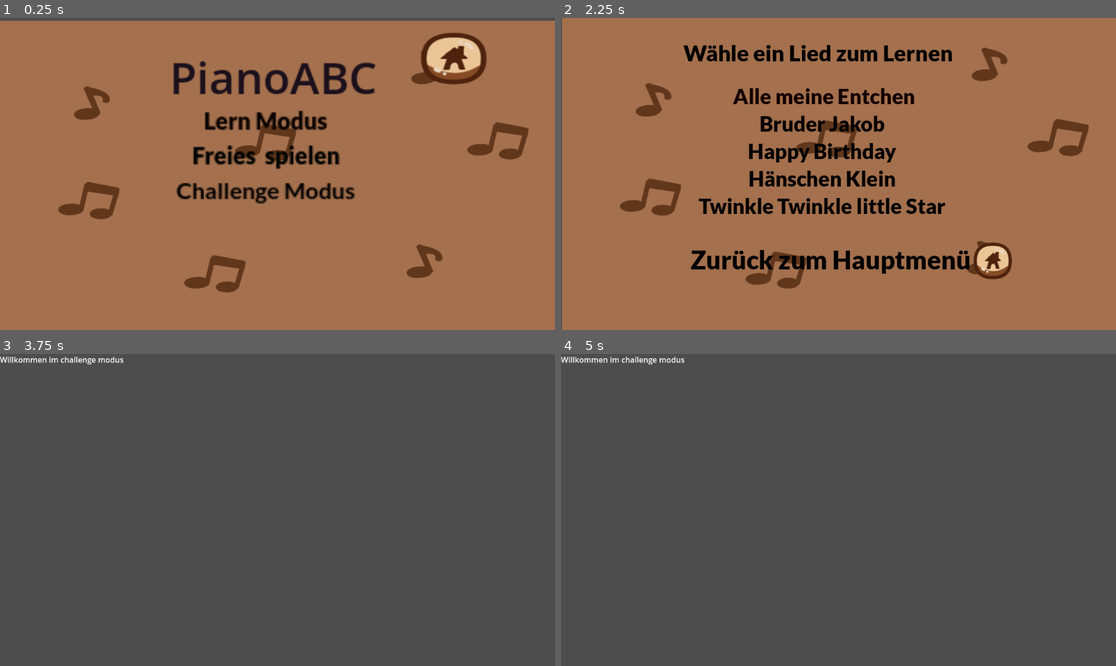
Above: before the commit, frames 1-4 (two rows, left to right).
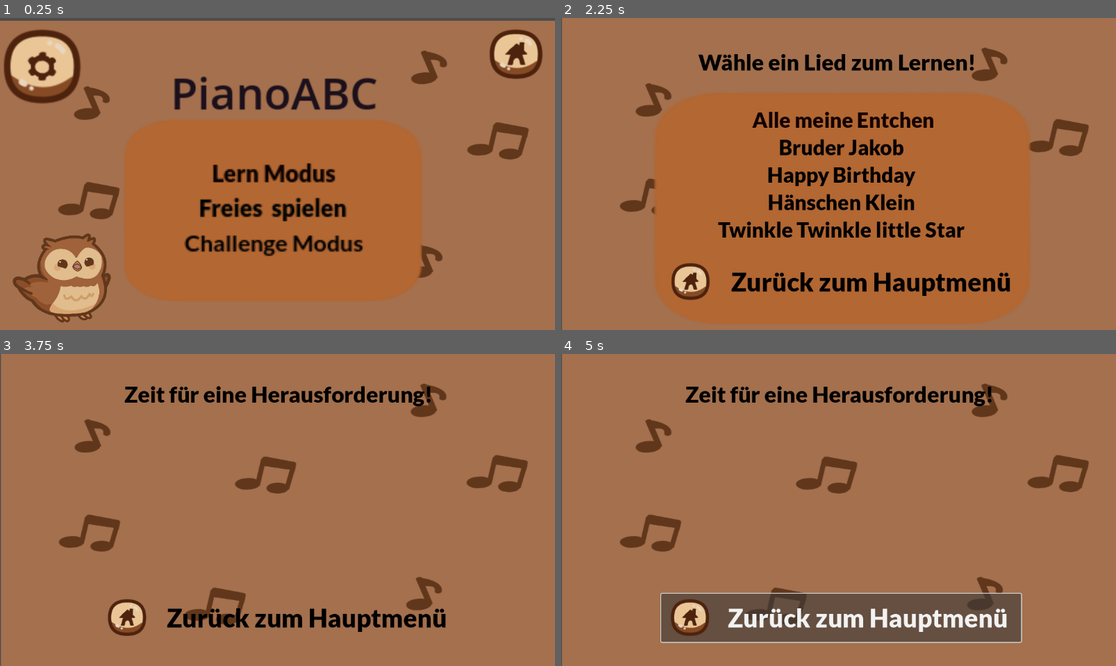
Above: after the commit, the same moments.

Repository: AdamBakashev/PianoABC
Game: Godot game, scene res://MainMenu.tscn
The game is run twice, just before and just after one commit, with the same random seed, the same clock (stepped at 60 frames per second) and the same inputs.
Inputs (mouse positions are in pixels of both pictures, inside the frame that each line leads up to):
- Up to frame 1 (0.25 s): no input
- Up to frame 2 (2.25 s): click "Lern Modus" at 0.5 s; click "Alle meine Entchen" at 1.25 s; click "Zurück" at 2 s
- Up to frame 3 (3.75 s): click "Zurück zum Hauptmenü" at 2.75 s; click "Challenge Modus" at 3.5 s
- Up to frame 4 (5 s): click (838, 619) at 4.25 s, where only the run after the commit has a clickable "Zurück zum Hauptmenü"

The runs differ from the first frame. In frame 1, 40% of the frame differs, in the area x 0-98%, y 3-98%; in frame 2, 49%; in frame 3, 100%, in the area x 0-100%, y 0-100%; in frame 4, 93%.

Commit message:
Haupt, -challenge und lernmenü verschönert. einstellungsbutton hat noch keine funktion bis jetzt

Diff:
--- a/ChallengeMode.tscn
+++ b/ChallengeMode.tscn
@@ -1,9 +1,42 @@
-[gd_scene format=3 uid="uid://ctgcs8uq0bf5n"]
+[gd_scene load_steps=5 format=3 uid="uid://ctgcs8uq0bf5n"]
+
+[ext_resource type="Texture2D" uid="uid://qybfpsj2pw0c" path="res://Bilder/hintergrund/Hintergrund.png" id="1_srag6"]
+[ext_resource type="FontFile" uid="uid://gwac28susx48" path="res://fonts/Lato/Lato-Black.ttf" id="2_5vodu"]
+[ext_resource type="Texture2D" uid="uid://dtwo4ymiq1x1v" path="res://Bilder/Icon/IconStartseite.png" id="3_mcr1q"]
+
+[sub_resource type="StyleBoxFlat" id="StyleBoxFlat_f1fa0"]
+bg_color = Color(0.6, 0.6, 0.6, 0)
 
 [node name="challengeRoot" type="Node2D"]
 
-[node name="Label" type="Label" parent="."]
-offset_right = 40.0
-offset_bottom = 23.0
-text = "Willkommen im challenge modus
-"
+[node name="TextureRect" type="TextureRect" parent="."]
+z_index = -2
+offset_left = 2.0
+offset_right = 1154.0
+offset_bottom = 667.0
+texture = ExtResource("1_srag6")
+expand_mode = 4
+
+[node name="ZurückZumHauptmenü" type="Button" parent="TextureRect"]
+offset_left = 206.0
+offset_top = 498.0
+offset_right = 953.0
+offset_bottom = 598.0
+theme_override_colors/font_color = Color(0, 0, 0, 1)
+theme_override_fonts/font = ExtResource("2_5vodu")
+theme_override_font_sizes/font_size = 53
+theme_override_styles/normal = SubResource("StyleBoxFlat_f1fa0")
+text = "Zurück zum Hauptmenü"
+icon = ExtResource("3_mcr1q")
+
+[node name="Label2" type="Label" parent="."]
+offset_left = 232.0
+offset_top = 38.0
+offset_right = 926.0
+offset_bottom = 129.0
+theme_override_colors/font_color = Color(0, 0, 0, 1)
+theme_override_fonts/font = ExtResource("2_5vodu")
+theme_override_font_sizes/font_size = 46
+text = "Zeit für eine Herausforderung!"
+horizontal_alignment = 1
+vertical_alignment = 1
--- a/LearnMode.tscn
+++ b/LearnMode.tscn
@@ -1,9 +1,10 @@
-[gd_scene load_steps=11 format=3 uid="uid://cwtjdh0lo2lep"]
+[gd_scene load_steps=12 format=3 uid="uid://cwtjdh0lo2lep"]
 
 [ext_resource type="Script" uid="uid://cale2t3bvt52q" path="res://Skripte/learn_mode.gd" id="1_im8dy"]
 [ext_resource type="Texture2D" uid="uid://qybfpsj2pw0c" path="res://Bilder/hintergrund/Hintergrund.png" id="2_kuh7n"]
 [ext_resource type="FontFile" uid="uid://gwac28susx48" path="res://fonts/Lato/Lato-Black.ttf" id="2_u3gn0"]
-[ext_resource type="Texture2D" uid="uid://cb7a2h8vipaqe" path="res://Bilder/Projekt Klavierspiel/Icon/IconStartseite.png" id="4_kuh7n"]
+[ext_resource type="Texture2D" uid="uid://dtwo4ymiq1x1v" path="res://Bilder/Icon/IconStartseite.png" id="4_qak4o"]
+[ext_resource type="Texture2D" uid="uid://bwvrywgvqle6f" path="res://Bilder/Icon/IconMenüLeisteEingeklappt.png" id="5_ma8qk"]
 
 [sub_resource type="StyleBoxFlat" id="StyleBoxFlat_kuh7n"]
 bg_color = Color(0.6, 0.6, 0.6, 0)
@@ -29,6 +30,7 @@
 script = ExtResource("1_im8dy")
 
 [node name="TextureRect" type="TextureRect" parent="."]
+z_index = -2
 layout_mode = 0
 offset_left = 2.0
 offset_right = 1154.0
@@ -38,22 +40,22 @@
 
 [node name="Label" type="Label" parent="."]
 layout_mode = 0
-offset_left = 253.0
-offset_top = 34.0
-offset_right = 814.0
-offset_bottom = 110.0
+offset_left = 285.0
+offset_top = 53.0
+offset_right = 846.0
+offset_bottom = 129.0
 theme_override_colors/font_color = Color(0, 0, 0, 1)
 theme_override_fonts/font = ExtResource("2_u3gn0")
 theme_override_font_sizes/font_size = 46
-text = "Wähle ein Lied zum Lernen"
+text = "Wähle ein Lied zum Lernen!"
 horizontal_alignment = 1
 vertical_alignment = 1
 
 [node name="VBoxContainer" type="VBoxContainer" parent="."]
 layout_mode = 0
-offset_left = -25.0
-offset_top = 77.0
-offset_right = 1118.0
+offset_left = 279.0
+offset_top = 175.0
+offset_right = 894.0
 offset_bottom = 476.0
 alignment = 1
 
@@ -101,16 +103,19 @@
 
 [node name="ZurückZumHauptmenü" type="Button" parent="."]
 layout_mode = 0
-offset_left = 239.0
-offset_top = 469.0
-offset_right = 881.0
-offset_bottom = 534.0
+offset_left = 213.0
+offset_top = 498.0
+offset_right = 963.0
+offset_bottom = 598.0
 theme_override_colors/font_color = Color(0, 0, 0, 1)
 theme_override_fonts/font = ExtResource("2_u3gn0")
 theme_override_font_sizes/font_size = 53
 theme_override_styles/normal = SubResource("StyleBoxFlat_akvkb")
 text = "Zurück zum Hauptmenü"
+icon = ExtResource("4_qak4o")
 
-[node name="IconStartseite" type="Sprite2D" parent="."]
-position = Vector2(894, 505)
-texture = ExtResource("4_kuh7n")
+[node name="box" type="Sprite2D" parent="."]
+z_index = -1
+position = Vector2(607, 377)
+scale = Vector2(3.8801, 2.67208)
+texture = ExtResource("5_ma8qk")
--- a/MainMenu.tscn
+++ b/MainMenu.tscn
@@ -1,10 +1,13 @@
-[gd_scene load_steps=10 format=3 uid="uid://cdv7cm58lc4u3"]
+[gd_scene load_steps=13 format=3 uid="uid://cdv7cm58lc4u3"]
 
 [ext_resource type="Script" uid="uid://bk0cwgkifbsg7" path="res://Skripte/main_menu.gd" id="1_06t4h"]
 [ext_resource type="Texture2D" uid="uid://qybfpsj2pw0c" path="res://Bilder/hintergrund/Hintergrund.png" id="2_iwfq2"]
 [ext_resource type="FontFile" uid="uid://gwac28susx48" path="res://fonts/Lato/Lato-Black.ttf" id="3_fu7sn"]
 [ext_resource type="FontFile" uid="uid://kobv6njcoygs" path="res://fonts/Lato/Lato-Bold.ttf" id="4_jix8l"]
+[ext_resource type="Texture2D" uid="uid://cvsgphaai3aug" path="res://Bilder/Eule/EuleRichtig.png" id="5_7r1g0"]
 [ext_resource type="Texture2D" uid="uid://cb7a2h8vipaqe" path="res://Bilder/Projekt Klavierspiel/Icon/IconStartseite.png" id="5_iwfq2"]
+[ext_resource type="Texture2D" uid="uid://bwvrywgvqle6f" path="res://Bilder/Icon/IconMenüLeisteEingeklappt.png" id="7_cqjrg"]
+[ext_resource type="Texture2D" uid="uid://ccky1b14v5cjv" path="res://Bilder/Icon/IconEinstellungen.png" id="8_e2xy7"]
 
 [sub_resource type="StyleBoxFlat" id="StyleBoxFlat_qoqlk"]
 bg_color = Color(0.6, 0.6, 0.6, 0)
@@ -15,7 +18,8 @@
 [sub_resource type="StyleBoxFlat" id="StyleBoxFlat_jix8l"]
 bg_color = Color(0.95, 0.408183, 0.3895, 0)
 
-[sub_resource type="CompressedTexture2D" id="CompressedTexture2D_qoqlk"]
+[sub_resource type="StyleBoxFlat" id="StyleBoxFlat_e2xy7"]
+bg_color = Color(0.6, 0.6, 0.6, 0)
 
 [node name="MainMenu" type="Control"]
 layout_mode = 3
@@ -32,20 +36,21 @@
 script = ExtResource("1_06t4h")
 
 [node name="TextureRect2" type="TextureRect" parent="."]
+z_index = -1
 layout_mode = 0
 offset_left = 2.0
 offset_top = -6.0
 offset_right = 580.0
-offset_bottom = 299.0
+offset_bottom = 572.0
 texture = ExtResource("2_iwfq2")
 expand_mode = 4
 
 [node name="VBoxContainer" type="VBoxContainer" parent="."]
 layout_mode = 0
-offset_left = 56.0
-offset_top = -349.5
-offset_right = 353.0
-offset_bottom = 295.5
+offset_left = 153.0
+offset_top = 103.0
+offset_right = 331.0
+offset_bottom = 217.0
 scale = Vector2(1.5, 1.5)
 alignment = 1
 
@@ -77,21 +82,39 @@
 layout_mode = 1
 anchors_preset = -1
 anchor_right = 0.023
-offset_left = 177.5
-offset_top = 20.0
-offset_right = 366.004
-offset_bottom = 151.0
+offset_left = 179.0
+offset_top = 36.0
+offset_right = 367.504
+offset_bottom = 167.0
 theme_override_colors/font_color = Color(0.107745, 0.0649, 0.11, 1)
 theme_override_font_sizes/font_size = 46
 text = "PianoABC
 "
 
 [node name="Eule" type="Sprite2D" parent="."]
-position = Vector2(-178, 182.5)
-scale = Vector2(0.109439, 0.0990433)
-texture = SubResource("CompressedTexture2D_qoqlk")
+position = Vector2(67, 264)
+scale = Vector2(0.145073, 0.148613)
+texture = ExtResource("5_7r1g0")
 
 [node name="IconStartseite" type="Sprite2D" parent="."]
-position = Vector2(471, 33.5)
-scale = Vector2(0.85514, 0.7)
+position = Vector2(536, 29)
+scale = Vector2(0.689253, 0.67)
 texture = ExtResource("5_iwfq2")
+
+[node name="box" type="Sprite2D" parent="."]
+z_index = -1
+z_as_relative = false
+position = Vector2(294.5, 183.5)
+scale = Vector2(1.53649, 1.0482)
+texture = ExtResource("7_cqjrg")
+
+[node name="ZurückZumHauptmenü" type="Button" parent="."]
+offset_left = -10.0
+offset_top = -8.5
+offset_right = 100.0
+offset_bottom = 91.5
+theme_override_colors/font_color = Color(0, 0, 0, 1)
+theme_override_fonts/font = ExtResource("3_fu7sn")
+theme_override_font_sizes/font_size = 53
+theme_override_styles/normal = SubResource("StyleBoxFlat_e2xy7")
+icon = ExtResource("8_e2xy7")
